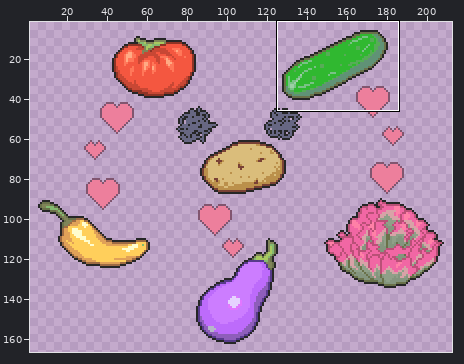
Two states of a sprite sheet, grow_up_game_jam_2025/Assets/uglyMenuArt.png. Above, an overview of the earlier version with the close-up marked.
Close-up. Old version:
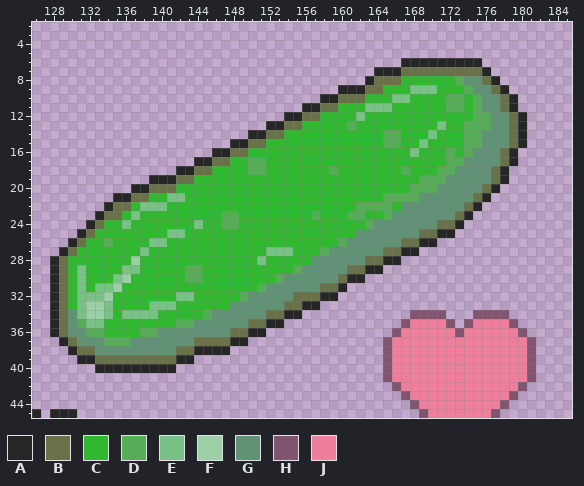
The file is 217x170 pixels. Colours within 5 levels of each other are drawn and written as one. Shown: x 126..185, y 2..45. The wide view leaves out empty margins. The commit also changed other parts of the picture, which this record leaves out.
Palette (. is transparent): A #262626  B #697149  C #30b830  D #57ac57  E #79c286  F #9ccfa5  G #609276  H #81556f  J #ed7f9c
The result:
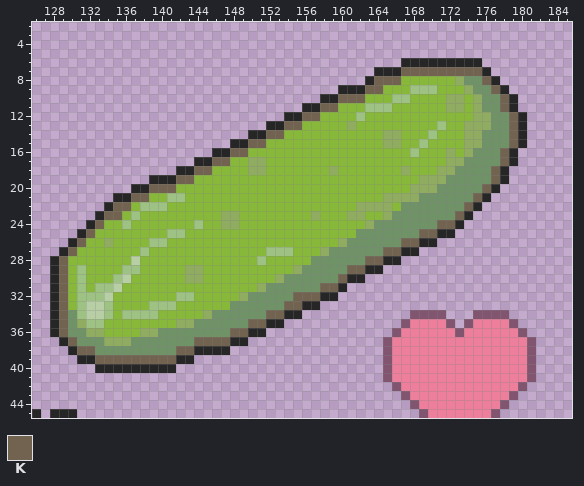
Colours new in this view: K #71634f
Changes in this commit:
@@ palette @@
-C #30b830
+C #87b839
-D #57ac57
+D #8fac60
-E #79c286
+E #9ec283
-F #9ccfa5
+F #b8cfa6
-G #609276
+G #6f9267
@@ x 126..185 @@
  6 .........................................AAAAAAAAA..........
- 7 ......................................AAABBBBBBBBBA.........
- 8 .....................................ABBBCCCCCCDGGBA........
- 9 ..................................AAABBCCCEEECCCDGGBA.......
-10 ................................AABBBCCCEECCCCDDCDGGBA......
-11 ..............................AABBCCCEEECCCCCCDDCDGGBA......
-12 ............................AABBCCCCECCCCCCCCCCCCDDGGBA.....
-13 ..........................AABBCCCCCDCCCCCCCCCECCDDDGGBA.....
-14 ........................AABBCCCCCCCCCCCDDCCCECCCDDGGGBA.....
-15 ......................AABBCCCCCCCCCCCCCDDCCECCCCDDGGGBA.....
-16 ....................AABBCCCCCCCCCCCCCCCCCCECCCDCDGGGBA......
-17 ..................AABBCCDDCCCCCCCCCCCCCCCCCCCCDDGGGGBA......
-18 ................AABBCCCCDDCCCCCCCDCCCCCCCDCCCDDGGGGBA.......
-19 .............AAABBCCCCCCCCCCCCCCCCCCCCCCCCCDDDGGGGGBA.......
-20 ...........AABBBCCCCCCCCCCCCCCCCCCCCCCCCCCDDDGGGGGBA........
-21 .........AABBCCEECCCCCCCCCCCCCCCCCCCCCCDDDDGGGGGGBA.........
-22 ........ABBCEEECCCCCCCCCCCCCCCCCCCCCDDDDCGGGGGGGBA..........
-23 .......ABBCECCCCCCCCCDDCCCCCCCCDCCCDDCCDGGGGGGGBA...........
-24 ......ABCCECCCCCCCECCDDCCCCCCCCCCCCCCDGGGGGGGBBA............
-25 .....ABCCCCCCCCEECCCCCCCCCCCCCCCCCCCGGGGGGGBBAA.............
-26 ....ABCCDCCCCEECCCCCCCCCCCCCCCCCCCDGGGGGGBBAA...............
-27 ...ABCCCCCCCECCCCCCCCCCCCCEEECCCDGGGGGGBBAA.................
-28 ..ABCCCCCCCFCCCCCCCCCCCCCECCCCCGGGGGGBBAA...................
-29 ..ABCECCCCEECCCCCDDCCCCCCCCCCDGGGGGBBAA.....................
-30 ..ABCECCCEFCCCCCCDDCCCCCCCCDGGGGGGBAA.......................
-31 ..ABCECEEFCCCCCCCCCCCCCCCDGGGGGGBBA.........................
-32 ..ABCEEEFCCCCCCCEECCCCCDGGGGGBBBAA..........................
-33 ..ABCEFFECCCCEEECCCCCCGGGGGGBBAA............................
-34 ..ABGEFFECEEEECCCCCDGGGGGGBBAA............HHHH...HHHH.......
-35 ..ABGDEECCCCCCCCDDGGGGGGBBAA.............HJJJJH.HJJJJH......
-36 ..ABGGDDCCCCDDGGGGGGGGBBAA..............HJJJJJJHJJJJJJH.....
-37 ...ABGGGDDDGGGGGGGBBBBAA...............HJJJJJJJJJJJJJJJH....
-38 ....ABBGGGGGGGGGBBAAAA.................HJJJJJJJJJJJJJJJH....
-39 .....AABBBBBBBBBAA.....................HJJJJJJJJJJJJJJJH....
+ 7 ......................................AAAKKKKKKKKKA.........
+ 8 .....................................AKKKCCCCCCDGGKA........
+ 9 ..................................AAAKKCCCEEECCCDGGKA.......
+10 ................................AAKKKCCCEECCCCDDCDGGKA......
+11 ..............................AAKKCCCEEECCCCCCDDCDGGKA......
+12 ............................AAKKCCCCECCCCCCCCCCCCDDGGKA.....
+13 ..........................AAKKCCCCCDCCCCCCCCCECCDDDGGKA.....
+14 ........................AAKKCCCCCCCCCCCDDCCCECCCDDGGGKA.....
+15 ......................AAKKCCCCCCCCCCCCCDDCCECCCCDDGGGKA.....
+16 ....................AAKKCCCCCCCCCCCCCCCCCCECCCDCDGGGKA......
+17 ..................AAKKCCDDCCCCCCCCCCCCCCCCCCCCDDGGGGKA......
+18 ................AAKKCCCCDDCCCCCCCDCCCCCCCDCCCDDGGGGKA.......
+19 .............AAAKKCCCCCCCCCCCCCCCCCCCCCCCCCDDDGGGGGKA.......
+20 ...........AAKKKCCCCCCCCCCCCCCCCCCCCCCCCCCDDDGGGGGKA........
+21 .........AAKKCCEECCCCCCCCCCCCCCCCCCCCCCDDDDGGGGGGKA.........
+22 ........AKKCEEECCCCCCCCCCCCCCCCCCCCCDDDDCGGGGGGGKA..........
+23 .......AKKCECCCCCCCCCDDCCCCCCCCDCCCDDCCDGGGGGGGKA...........
+24 ......AKCCECCCCCCCECCDDCCCCCCCCCCCCCCDGGGGGGGKKA............
+25 .....AKCCCCCCCCEECCCCCCCCCCCCCCCCCCCGGGGGGGKKAA.............
+26 ....AKCCDCCCCEECCCCCCCCCCCCCCCCCCCDGGGGGGKKAA...............
+27 ...AKCCCCCCCECCCCCCCCCCCCCEEECCCDGGGGGGKKAA.................
+28 ..AKCCCCCCCFCCCCCCCCCCCCCECCCCCGGGGGGKKAA...................
+29 ..AKCECCCCEECCCCCDDCCCCCCCCCCDGGGGGKKAA.....................
+30 ..AKCECCCEFCCCCCCDDCCCCCCCCDGGGGGGKAA.......................
+31 ..AKCECEEFCCCCCCCCCCCCCCCDGGGGGGKKA.........................
+32 ..AKCEEEFCCCCCCCEECCCCCDGGGGGKKKAA..........................
+33 ..AKCEFFECCCCEEECCCCCCGGGGGGKKAA............................
+34 ..AKGEFFECEEEECCCCCDGGGGGGKKAA............HHHH...HHHH.......
+35 ..AKGDEECCCCCCCCDDGGGGGGKKAA.............HJJJJH.HJJJJH......
+36 ..AKGGDDCCCCDDGGGGGGGGKKAA..............HJJJJJJHJJJJJJH.....
+37 ...AKGGGDDDGGGGGGGKKKKAA...............HJJJJJJJJJJJJJJJH....
+38 ....AKKGGGGGGGGGKKAAAA.................HJJJJJJJJJJJJJJJH....
+39 .....AAKKKKKKKKKAA.....................HJJJJJJJJJJJJJJJH....
 40 .......AAAAAAAAA.......................HJJJJJJJJJJJJJJJH....
Pixel boxes of the changes (left, top, right, bottom) in both close-ups:
changed: (59, 67, 518, 364)
